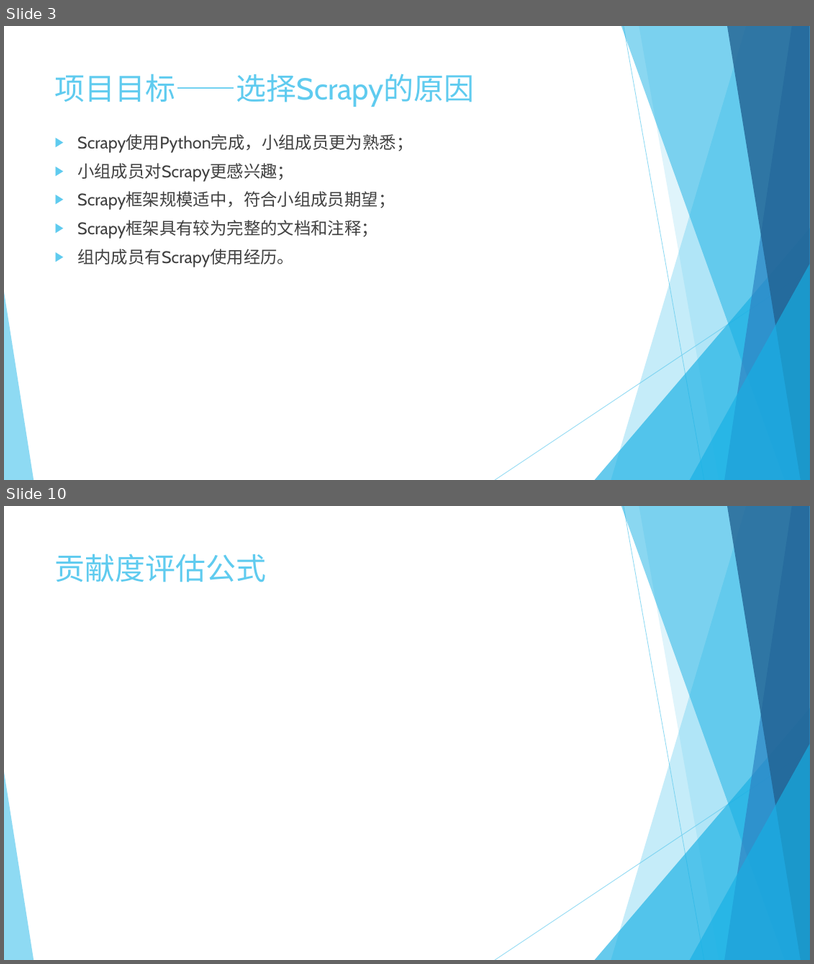
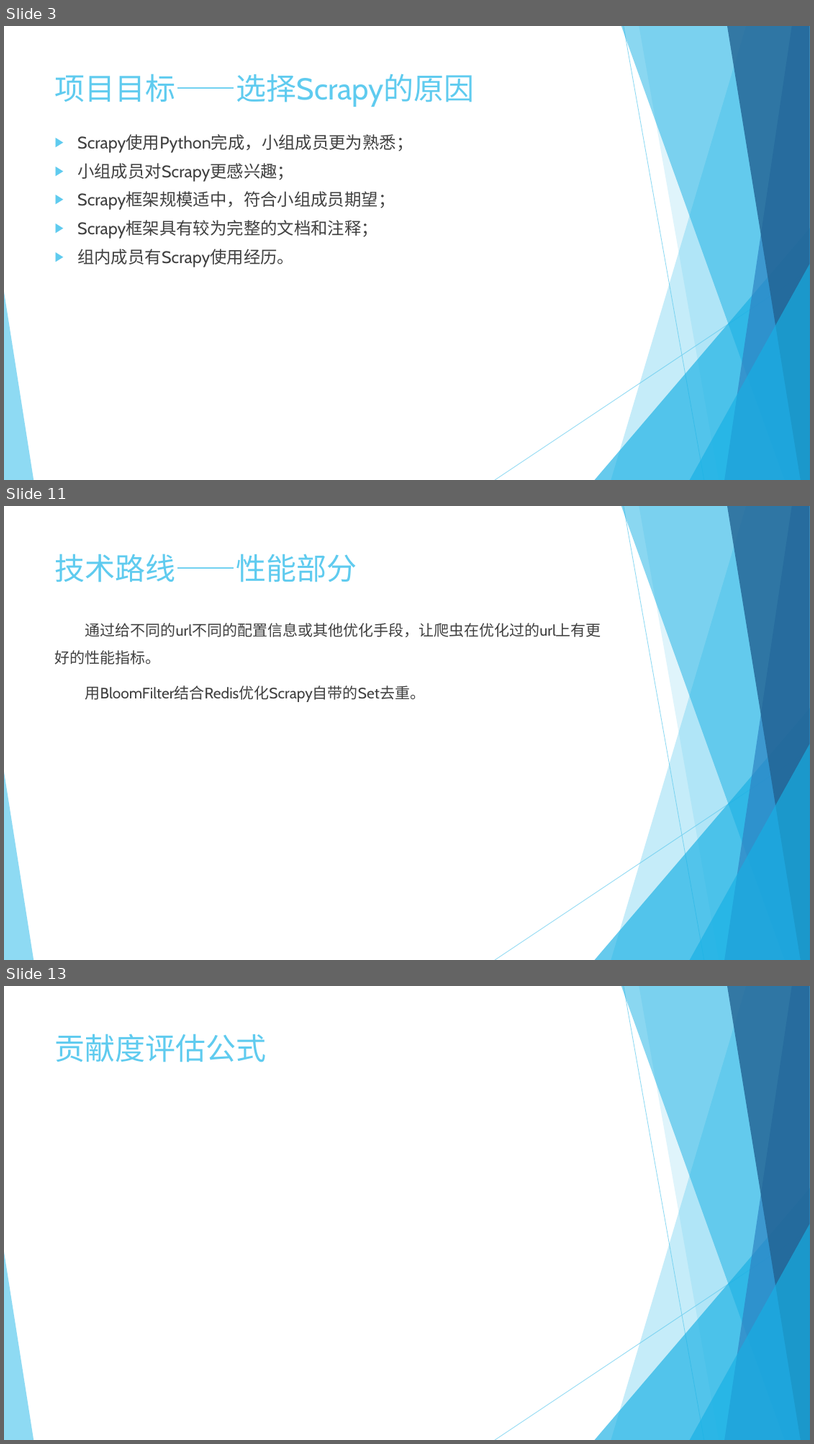
Before and after one commit to bhsei/20_B, a slide deck: 2-幻灯片/第3周-项目计划.pptx. Shown one above the other, each under a label of ours: slides 3 and 10 before the commit, slides 3, 11 and 13 after it; the slides between them are not shown. The pictures are 814x964 and 814x1444 pixels, drawn with LibreOffice and Linux fonts; fonts in the diff are those of the drawing; grey boxes stand for pictures. Boxes give left, top, right and bottom in pixels: in the first picture for what was removed or moved away, otherwise in the second. Text is boxed around its words. In the diff, an @@ line names an element or a change of style, - is before the commit and + after.

```diff
--- a/2-幻灯片/第3周-项目计划.pptx
+++ b/2-幻灯片/第3周-项目计划.pptx
@@ slide 11 added at (4,506,810,960), background #FFFFFF; not listed: 10 template elements that a slide beside it also shows @@
@@ title added at (55,554,358,582), 36 pt, text #5FCBEF @@
+技术路线——性能部分
@@ text added at (55,623,602,702), 18 pt, text #404040 @@
+通过给不同的url不同的配置信息或其他优化手段，让爬虫在优化过的url上有更好的性能指标。
+用BloomFilter结合Redis优化Scrapy自带的Set去重。
@@ what was slide 10 is now slide 13 @@
```
Also in this commit, not shown: 5 slides changed, 4 other slides added, 1 slide removed, 2 other files.
